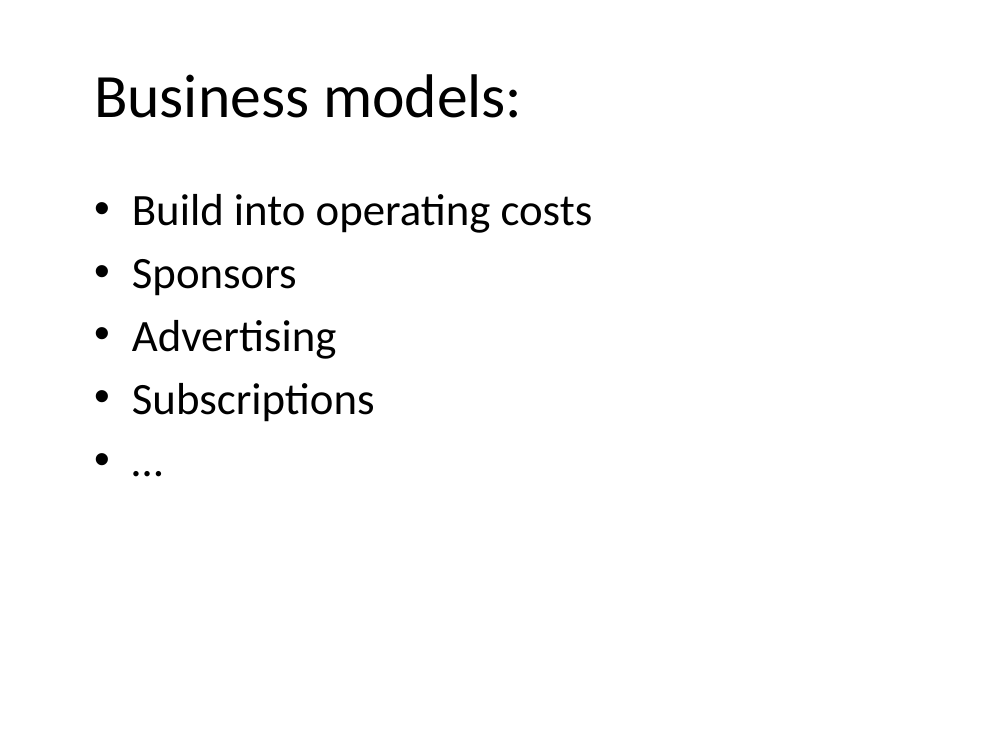
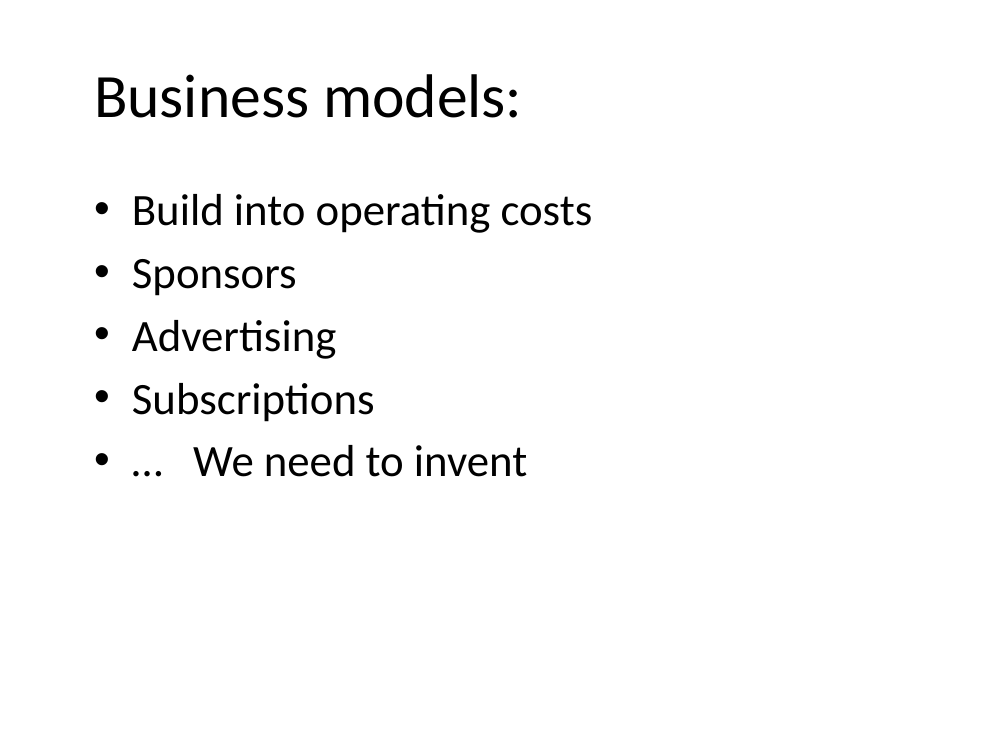
Before and after one commit to usgin/Workshops, a slide deck: slide 16 of WesternRegionalWorkshop/NGDSSustainability.pptx (slide 13 before the commit). Drawn at 1008x756 pixels with LibreOffice and Linux fonts; fonts in the diff are those of the drawing; background and template pictures are left out. Boxes give left, top, right and bottom in pixels: in the first picture for what was removed or moved away, otherwise in the second. Text is boxed around its words. In the diff, an @@ line names an element or a change of style, - is before the commit and + after.

```diff
--- a/WesternRegionalWorkshop/NGDSSustainability.pptx
+++ b/WesternRegionalWorkshop/NGDSSustainability.pptx
@@ text at [193, 445, 527, 477]: text changed @@
-• …
+• … We need to invent
```
Also in this commit, not shown: 5 other slides changed, 3 slides added, 1 other file.
